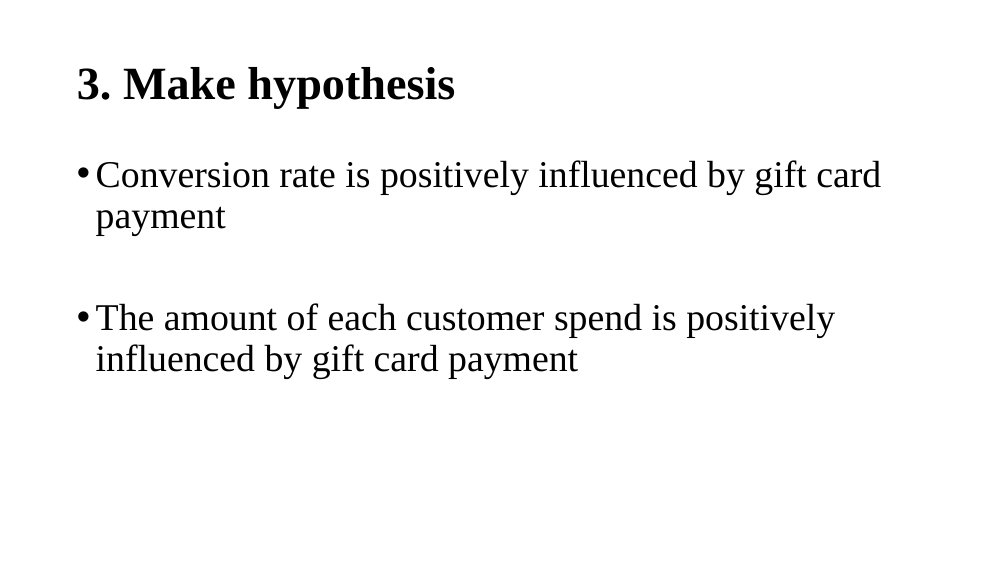
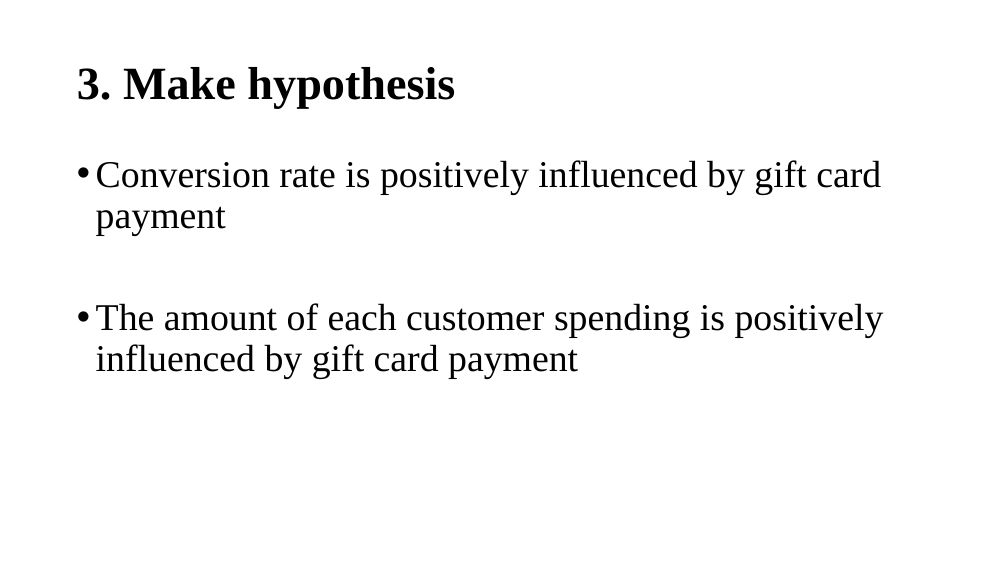
Before and after one commit to linleiwen/-Collapse-projects-section-Projects-Edit-project-APP-store-monetization-experiment-design-Project-na, a slide deck: slide 14 of demo_leiwen.pptx. Drawn at 1008x567 pixels with LibreOffice and Linux fonts; fonts in the diff are those of the drawing. Boxes give left, top, right and bottom in pixels: in the first picture for what was removed or moved away, otherwise in the second. Text is boxed around its words. In the diff, an @@ line names an element or a change of style, - is before the commit and + after.

Commit message:
2018.1.12

```diff
--- a/demo_leiwen.pptx
+++ b/demo_leiwen.pptx
@@ text at bbox=[96, 303, 884, 379]: text changed @@
-• The amount of each customer spend is positively influenced by gift card payment
+• The amount of each customer spending is positively influenced by gift card payment
```
Also in this commit, not shown: 4 other slides changed.
